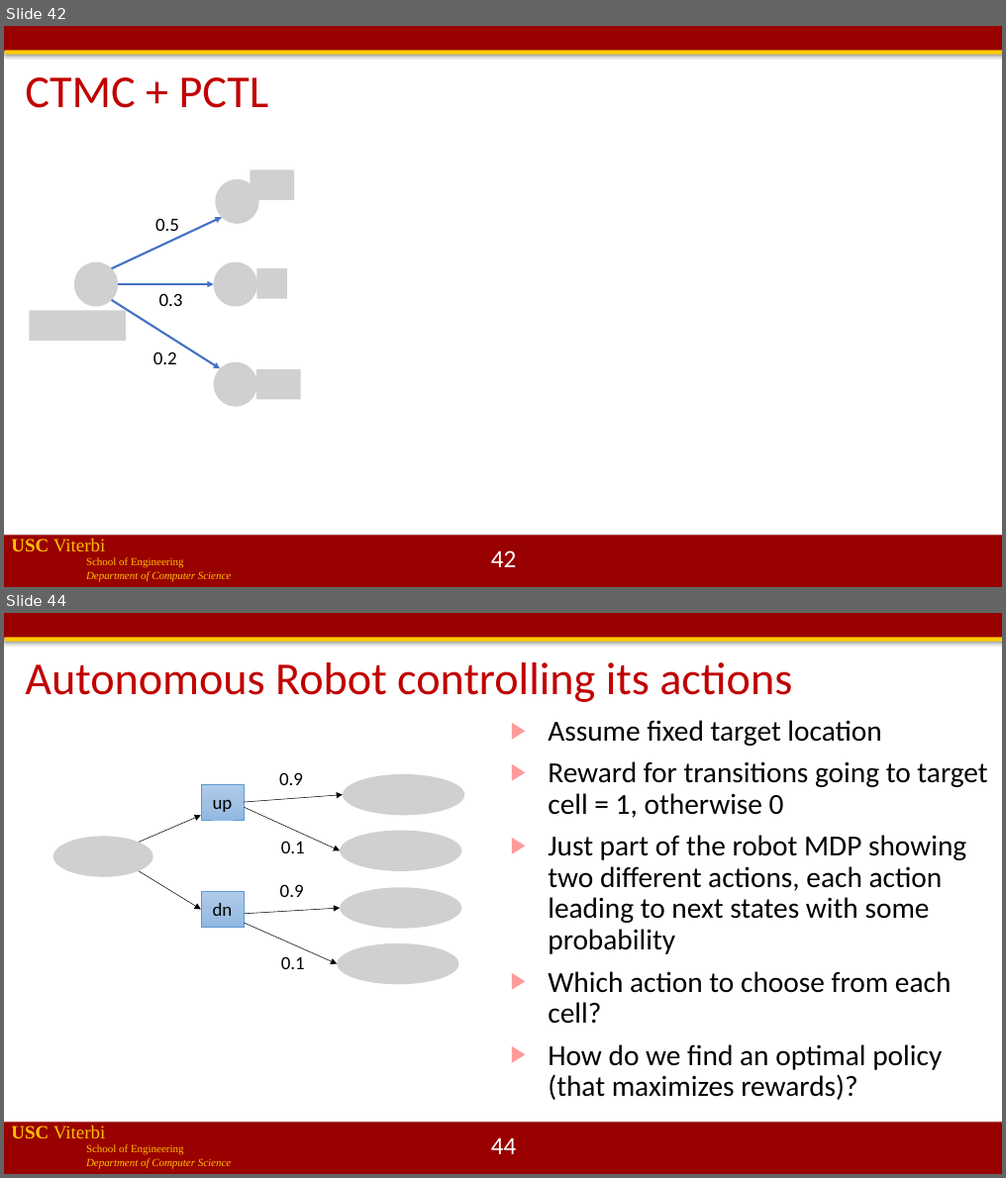
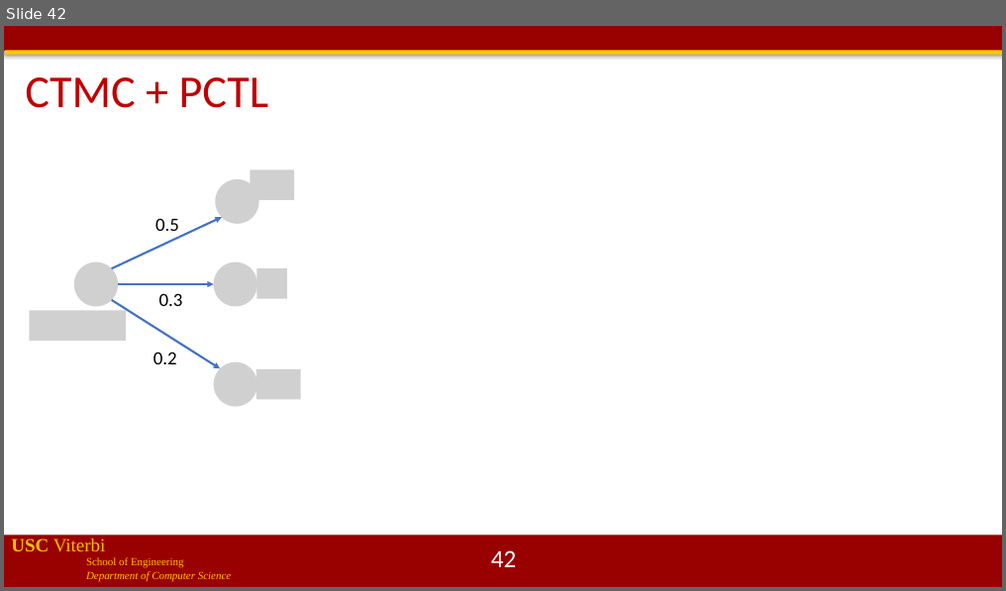
Before and after one commit to jdeshmukh/jdeshmukh.github.io, a slide deck: teaching/cs513-autocps-fall-2020/lecture8-Probabilistic-Models.pptx. Shown one above the other, each under a label of ours: slides 42 and 44 before the commit, slide 42 after it; the slides between them are not shown. The pictures are 1006x1178 and 1006x591 pixels, drawn with LibreOffice and Linux fonts; fonts in the diff are those of the drawing; grey boxes stand for pictures; background and template pictures are left out. Boxes give left, top, right and bottom in pixels: in the first picture for what was removed or moved away, otherwise in the second. Text is boxed around its words. In the diff, an @@ line names an element or a change of style, - is before the commit and + after.

```diff
--- a/teaching/cs513-autocps-fall-2020/lecture8-Probabilistic-Models.pptx
+++ b/teaching/cs513-autocps-fall-2020/lecture8-Probabilistic-Models.pptx
@@ slide 44 removed at bbox=[4, 613, 1002, 1174], background #FFFFFF; not listed: 4 template elements that a slide beside it also shows @@
@@ title removed at bbox=[25, 663, 792, 702] @@
-Autonomous Robot controlling its actions
@@ text removed at bbox=[548, 720, 987, 1100] @@
-▶ Assume fixed target location
-▶ Reward for transitions going to target cell = 1, otherwise 0
-▶ Just part of the robot MDP showing two different actions, each action leading to next states with some probability
-▶ Which action to choose from each cell?
-▶ How do we find an optimal policy (that maximizes rewards)?
@@ rectangle removed at bbox=[201, 784, 244, 820] @@
-up
@@ text removed at bbox=[279, 772, 303, 785] @@
-0.9
@@ picture removed at bbox=[343, 774, 464, 816] @@
@@ arrow removed from (139, 842) to (201, 815) @@
@@ arrow removed from (244, 802) to (343, 795) @@
@@ arrow removed from (245, 808) to (341, 851) @@
@@ picture removed at bbox=[54, 836, 152, 877] @@
@@ text removed at bbox=[281, 841, 305, 854] @@
-0.1
@@ picture removed at bbox=[341, 830, 462, 871] @@
@@ arrow removed from (139, 871) to (201, 909) @@
@@ rectangle removed at bbox=[201, 891, 244, 928] @@
-dn
@@ arrow removed from (245, 914) to (341, 908) @@
@@ text removed at bbox=[280, 884, 304, 897] @@
-0.9
@@ picture removed at bbox=[341, 888, 462, 929] @@
@@ arrow removed from (245, 923) to (338, 964) @@
@@ text removed at bbox=[281, 957, 305, 969] @@
-0.1
@@ picture removed at bbox=[338, 944, 459, 985] @@
@@ page number removed at bbox=[491, 1138, 517, 1155] @@
-44
```
Also in this commit, not shown: 23 other slides removed, 1 other file.
